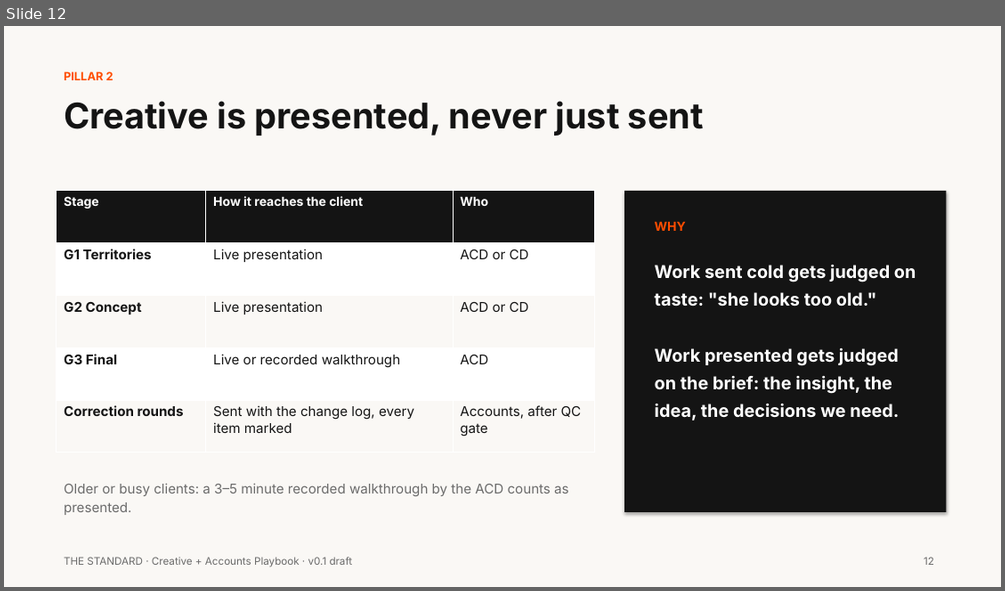
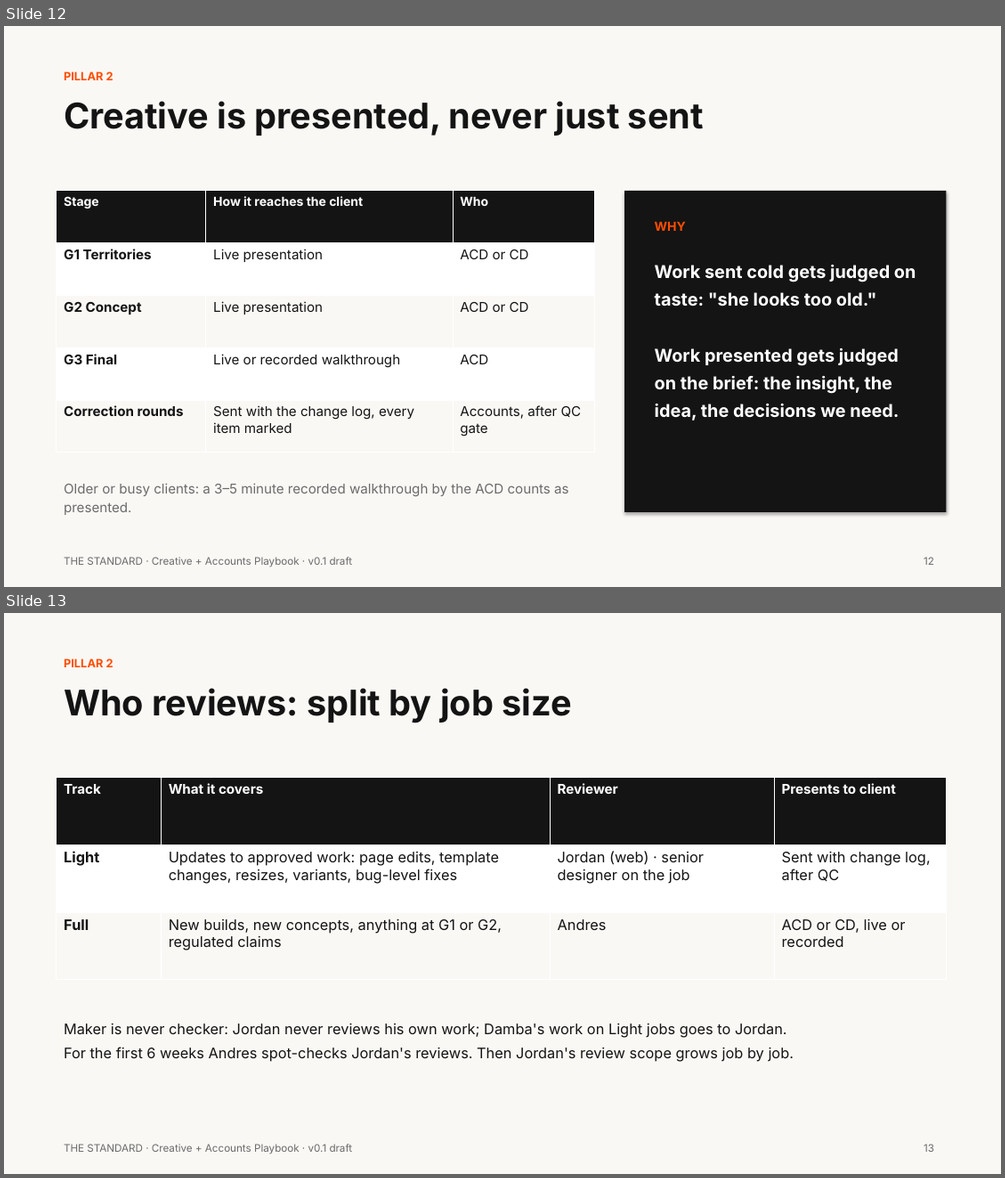
Before and after one commit to ThinkFabianCreative/CreativeEngine, a slide deck: agency-ops/The_Standard_v0.1.pptx. Shown one above the other, each under a label of ours: slide 12 before the commit, slides 12 and 13 after it. The pictures are 1005x591 and 1005x1178 pixels, drawn with LibreOffice and Linux fonts; fonts in the diff are those of the drawing. Boxes give left, top, right and bottom in pixels: in the first picture for what was removed or moved away, otherwise in the second. Text is boxed around its words. In the diff, an @@ line names an element or a change of style, - is before the commit and + after.

```diff
--- a/agency-ops/The_Standard_v0.1.pptx
+++ b/agency-ops/The_Standard_v0.1.pptx
@@ slide 13 added at [4, 613, 1001, 1174], background #FAF8F5 @@
@@ text added at [64, 658, 113, 667], 11 pt, text #FF4D00, bold @@
+PILLAR 2
@@ text added at [64, 688, 571, 723], 34 pt, text #141414, bold @@
+Who reviews: split by job size
@@ table added at [57, 778, 947, 980], 3 rows, 4 columns @@
+Track | What it covers | Reviewer | Presents to client
+Light | Updates to approved work: page edits, template changes, resizes, variants, bug-level fixes | Jordan (web) · senior designer on the job | Sent with change log, after QC
+Full | New builds, new concepts, anything at G1 or G2, regulated claims | Andres | ACD or CD, live or recorded
@@ text added at [64, 1022, 793, 1062], 14 pt, text #141414 @@
+Maker is never checker: Jordan never reviews his own work; Damba's work on Light jobs goes to Jordan.
+For the first 6 weeks Andres spot-checks Jordan's reviews. Then Jordan's review scope grows job by job.
@@ text added at [64, 1143, 353, 1154], 10 pt, text #6B6B6B @@
+THE STANDARD · Creative + Accounts Playbook · v0.1 draft
@@ text added at [923, 1143, 934, 1151], 10 pt, text #6B6B6B @@
+13
```
Also in this commit, not shown: 11 slides changed, 1 other slide added, 3 other files.
